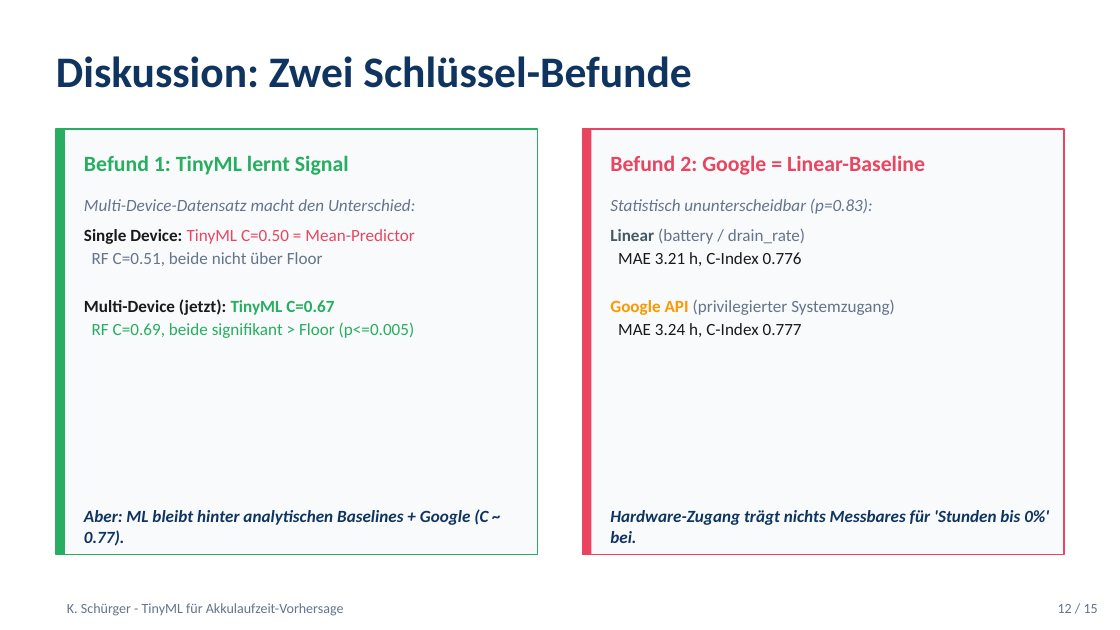
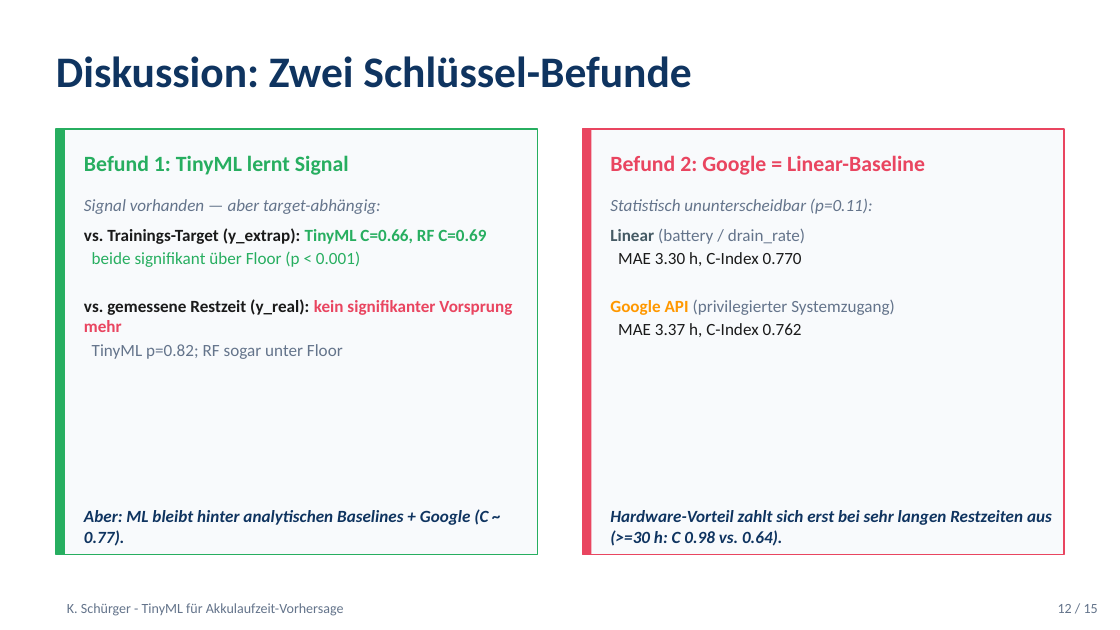
Before and after one commit to Keno-fsdf/HandyUsageRepo, a slide deck: slide 12 of paper/Paper_Verteidigung.pptx. Drawn at 1120x630 pixels with LibreOffice and Linux fonts; fonts in the diff are those of the drawing. Boxes give left, top, right and bottom in pixels: in the first picture for what was removed or moved away, otherwise in the second. Text is boxed around its words. In the diff, an @@ line names an element or a change of style, - is before the commit and + after.

```diff
--- a/paper/Paper_Verteidigung.pptx
+++ b/paper/Paper_Verteidigung.pptx
@@ text at (84,199,381,214): text changed @@
-Multi-Device-Datensatz macht den Unterschied:
+Signal vorhanden — aber target-abhängig:
@@ text at (610,199,873,214): text changed @@
-Statistisch ununterscheidbar (p=0.83):
+Statistisch ununterscheidbar (p=0.11):
@@ text at (84,228,512,359): text changed; text colour #27AE60 to #1A1A1A; bold on @@
-Single Device: TinyML C=0.50 = Mean-Predictor
-RF C=0.51, beide nicht über Floor
-Multi-Device (jetzt): TinyML C=0.67
-RF C=0.69, beide signifikant > Floor (p<=0.005)
+vs. Trainings-Target (y_extrap): TinyML C=0.66, RF C=0.69
+beide signifikant über Floor (p < 0.001)
+vs. gemessene Restzeit (y_real): kein signifikanter Vorsprung mehr
+TinyML p=0.82; RF sogar unter Floor
@@ text at (618,252,802,266): text changed @@
-MAE 3.21 h, C-Index 0.776
+MAE 3.30 h, C-Index 0.770
@@ text at (618,323,802,337): text changed @@
-MAE 3.24 h, C-Index 0.777
+MAE 3.37 h, C-Index 0.762
@@ text at (610,510,1052,546): text changed @@
-Hardware-Zugang trägt nichts Messbares für 'Stunden bis 0%' bei.
+Hardware-Vorteil zahlt sich erst bei sehr langen Restzeiten aus (>=30 h: C 0.98 vs. 0.64).
```
Also in this commit, not shown: 7 other slides changed, 3 other files.
